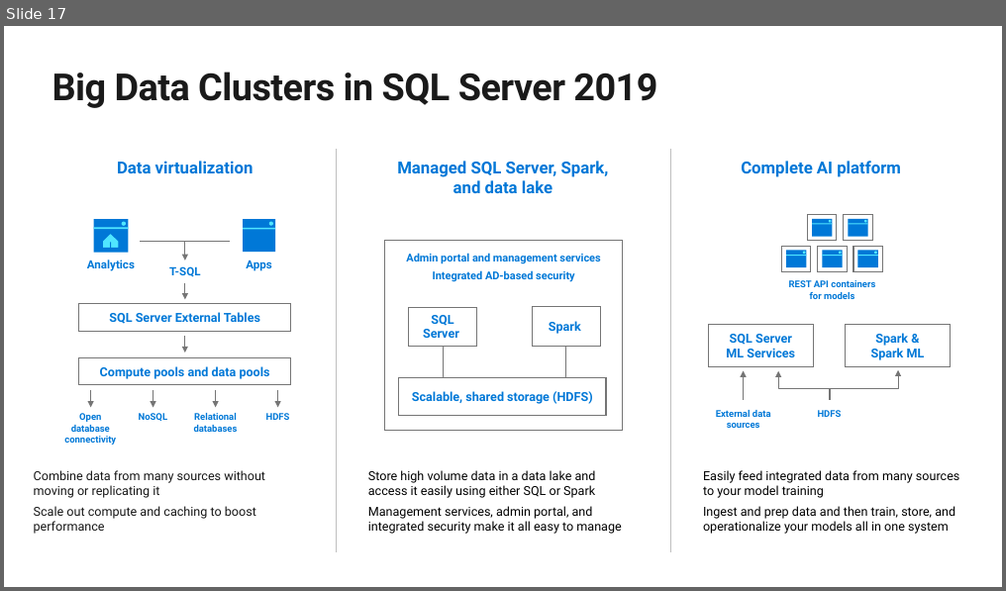
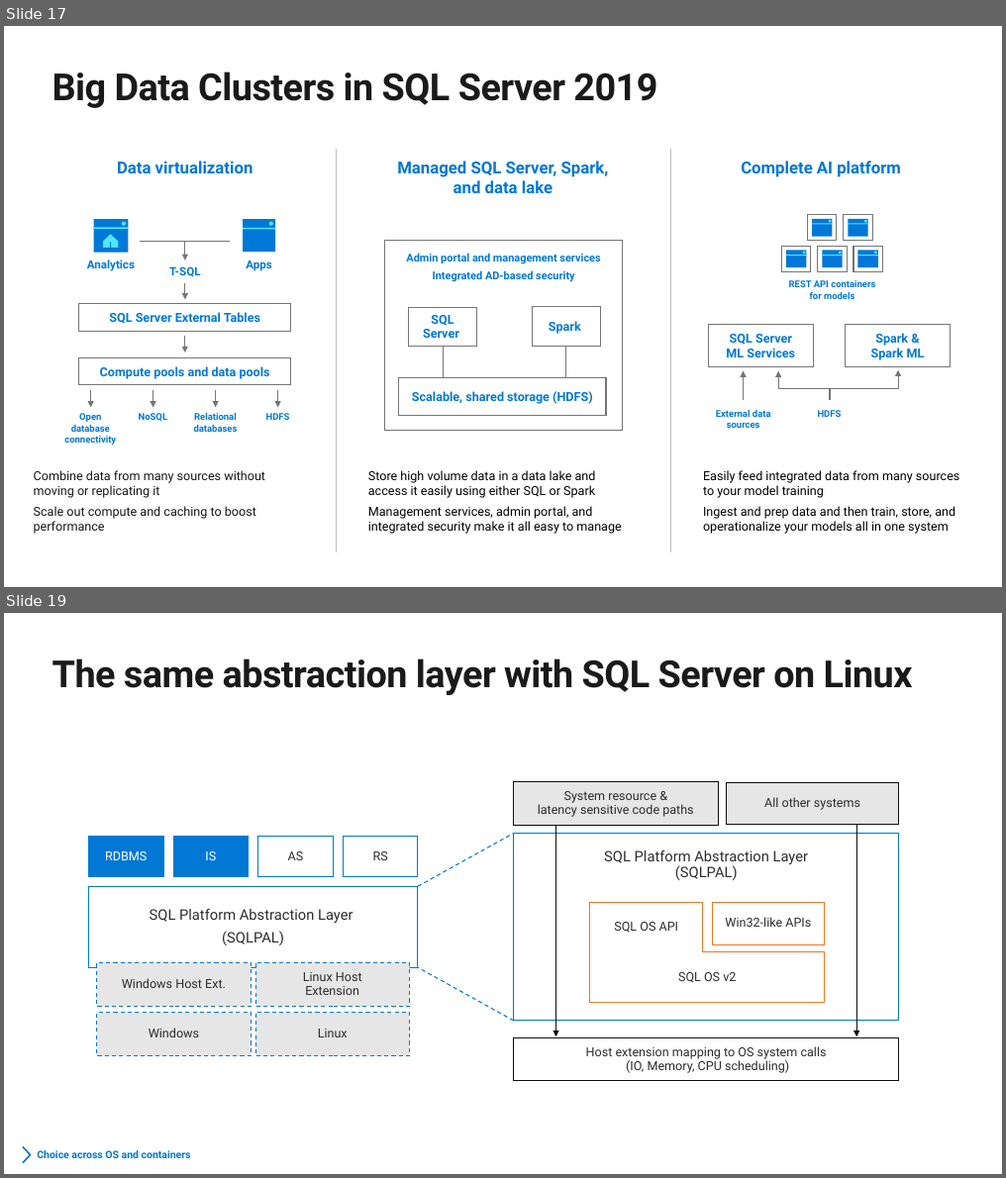
Before and after one commit to microsoft/sqlworkshops, a slide deck: SQLGroundToCloud/slides/SQL Server 2019 Modern Data Platform.pptx. Shown one above the other, each under a label of ours: slide 17 before the commit, slides 17 and 19 after it; the slides between them are not shown. The pictures are 1006x591 and 1006x1178 pixels, drawn with LibreOffice and Linux fonts; fonts in the diff are those of the drawing; background and template pictures are left out. Boxes give left, top, right and bottom in pixels: in the first picture for what was removed or moved away, otherwise in the second. Text is boxed around its words. In the diff, an @@ line names an element or a change of style, - is before the commit and + after.

```diff
--- a/SQLGroundToCloud/slides/SQL Server 2019 Modern Data Platform.pptx
+++ b/SQLGroundToCloud/slides/SQL Server 2019 Modern Data Platform.pptx
@@ slide 19 added at [4,613,1002,1174], background #FFFFFF @@
@@ title added at [53,659,913,695], 36 pt, text #1A1A1A, bold @@
+The same abstraction layer with SQL Server on Linux
@@ rectangle added at [514,782,718,825], fill #E6E6E6, outline #0D0D0D 1 pt, 12 pt, text #2C2C2C @@
+System resource &
+latency sensitive code paths
@@ rectangle added at [727,783,899,825], fill #E6E6E6, outline #0D0D0D 1 pt, 12 pt, text #2C2C2C @@
+All other systems
@@ arrow added from (555, 806) to (555, 1037), #0D0D0D 1 pt @@
@@ arrow added from (856, 796) to (856, 1037), #0D0D0D 1 pt @@
@@ group added at [88,836,418,877]: 4 rectangles @@
+RDBMS
+IS
+AS
+RS
@@ line added from (418, 886) to (514, 833), #0078D4 1 pt dashed @@
@@ rectangle added at [514,833,899,1021], outline #0078D4 1 pt, 14 pt, text #2C2C2C @@
+SQL Platform Abstraction Layer
+(SQLPAL)
@@ rectangle added at [88,886,418,967], outline #0078D4 1 pt, 14 pt, text #2C2C2C @@
+SQL Platform Abstraction Layer
+(SQLPAL)
@@ corner added at [590,902,825,1002], outline #F37521 1 pt @@
@@ rectangle added at [712,902,825,945], outline #F37521 1 pt, 12 pt, text #2C2C2C @@
+Win32-like APIs
@@ text added at [614,922,679,933], 12 pt, text #2C2C2C @@
+SQL OS API
@@ group added at [97,962,409,1057]: 4 rectangles @@
+Windows
+Linux
+Windows Host Ext.
+Linux Host Extension
@@ line added from (514, 1021) to (418, 967), #0078D4 1 pt dashed @@
@@ text added at [678,972,736,983], 12 pt, text #2C2C2C @@
+SQL OS v2
@@ rectangle added at [514,1039,899,1081], outline #0D0D0D 1 pt, 12 pt, text #2C2C2C @@
+Host extension mapping to OS system calls
+(IO, Memory, CPU scheduling)
@@ freeform shape added at [23,1147,30,1163], outline #0078D4 1.5 pt @@
@@ text added at [37,1151,191,1158], 10 pt, text #0078D4, bold @@
+Choice across OS and containers
```
Also in this commit, not shown: 1 slide changed, 2 other files.
